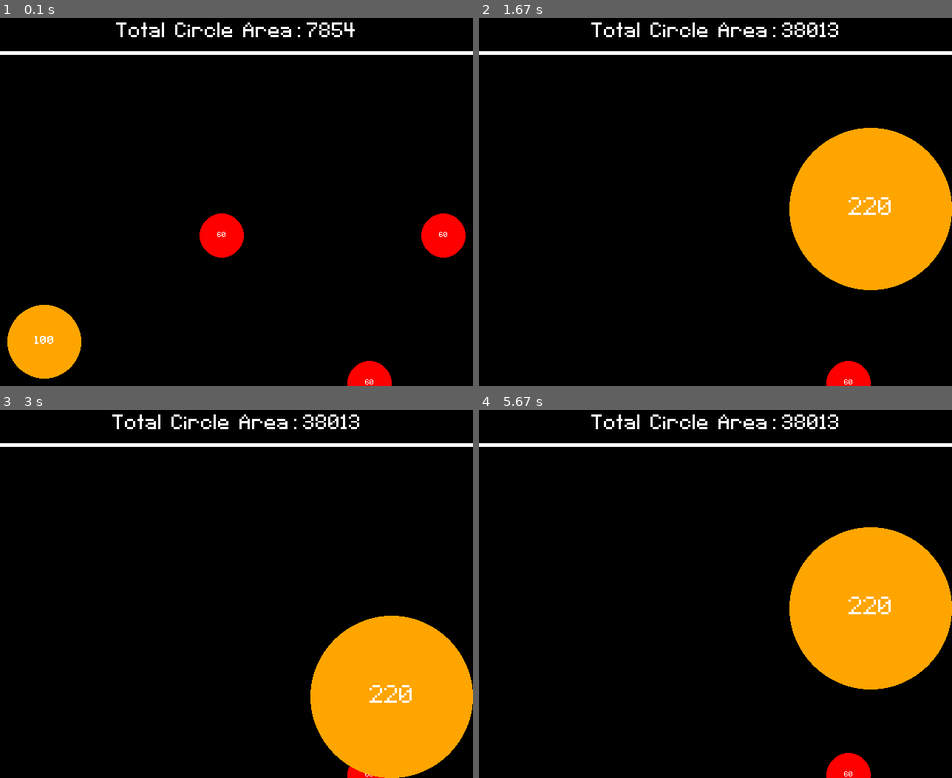
Above: before the commit, frames 1-4 (two rows, left to right).
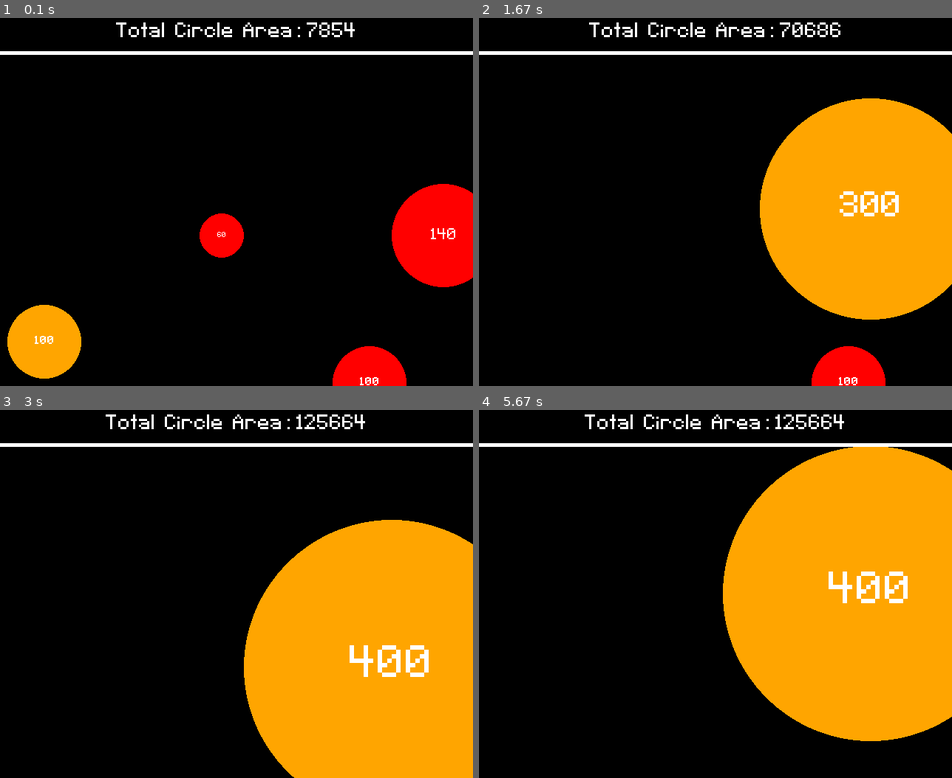
Above: after the commit, the same moments.

Repository: NedzadDonlagic04/pygame-prototype-agario
Game: pygame game, started from main.py
The game is run twice, just before and just after one commit, with the same random seed, the same clock (stepped at 60 frames per second) and the same inputs.
Inputs:
- Up to frame 1 (0.1 s): no input
- Up to frame 2 (1.67 s): hold D 0.33-0.8 s; hold W 0.83-1.13 s; hold D 1.17-1.63 s
- Up to frame 3 (3 s): hold D 1.67-2.2 s; hold S 2.23-2.53 s; hold D 2.57-2.97 s
- Up to frame 4 (5.67 s): hold W 3-3.37 s; hold S 4.07-4.43 s; hold D 4.47-4.93 s; hold W from 5.47 s (still down)

The runs differ from the first frame. In frame 1, 4.1% of the frame differs, in the area x 70-100%, y 45-100%; in frame 2, 11%; in frame 3, 20%; in frame 4, 23%, in the area x 22-100%, y 1-100%.

Commit message:
Added different enemy sizes and death mechanic

Diff:
--- a/main.py
+++ b/main.py
@@ -27,9 +27,9 @@
         e_circle_radius = 30
         enemy_color = 'red'
         self.ENEMIES = [
-            Enemy(e_circle_radius, enemy_color, (300, 300)),
-            Enemy(e_circle_radius, enemy_color, (500, 500)),
-            Enemy(e_circle_radius, enemy_color, (600, 300))
+            Enemy(30, enemy_color, (300, 300)),
+            Enemy(50, enemy_color, (500, 500)),
+            Enemy(70, enemy_color, (600, 300))
         ]
 
     def quit(self):
@@ -54,11 +54,12 @@
                 d = getDistance(pointA[0], pointA[1], pointB[0], pointB[1])
 
                 if d < self.PLAYER.circle_radius:
-                    self.PLAYER.createCircle(self.ENEMIES[i].circle_radius)
-                    del self.ENEMIES[i]
-                    break
-                elif d > self.PLAYER.circle_radius and self.PLAYER.circle_radius < self.ENEMIES[i].circle_radius:
-                    self.quit()
+                    if self.PLAYER.circle_radius < self.ENEMIES[i].circle_radius:
+                        self.quit()
+                    elif self.PLAYER.circle_radius > self.ENEMIES[i].circle_radius:
+                        self.PLAYER.createCircle(self.ENEMIES[i].circle_radius)
+                        del self.ENEMIES[i]
+                        break
 
             self.PLAYER.update()
             self.PLAYER.draw(self.SCREEN)
